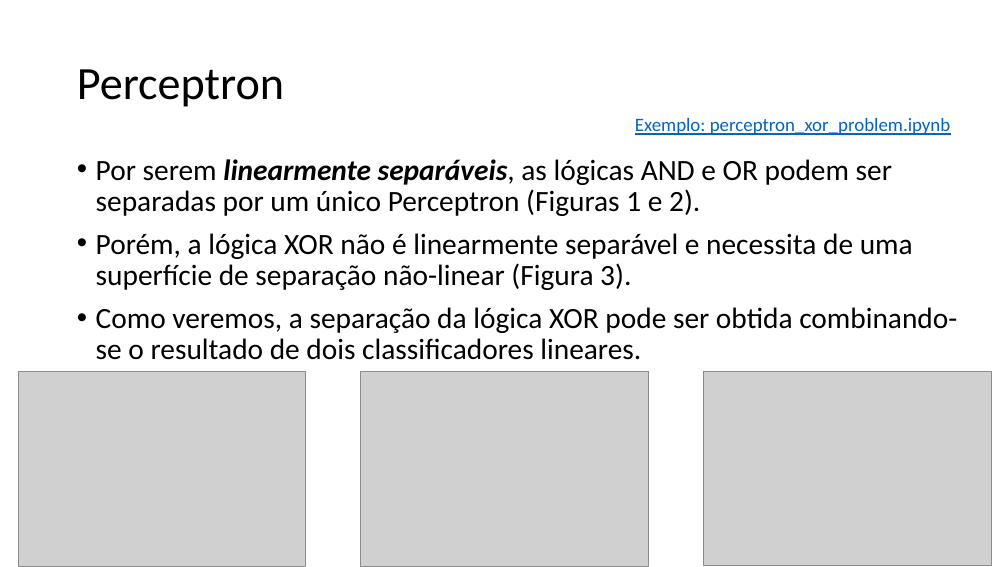
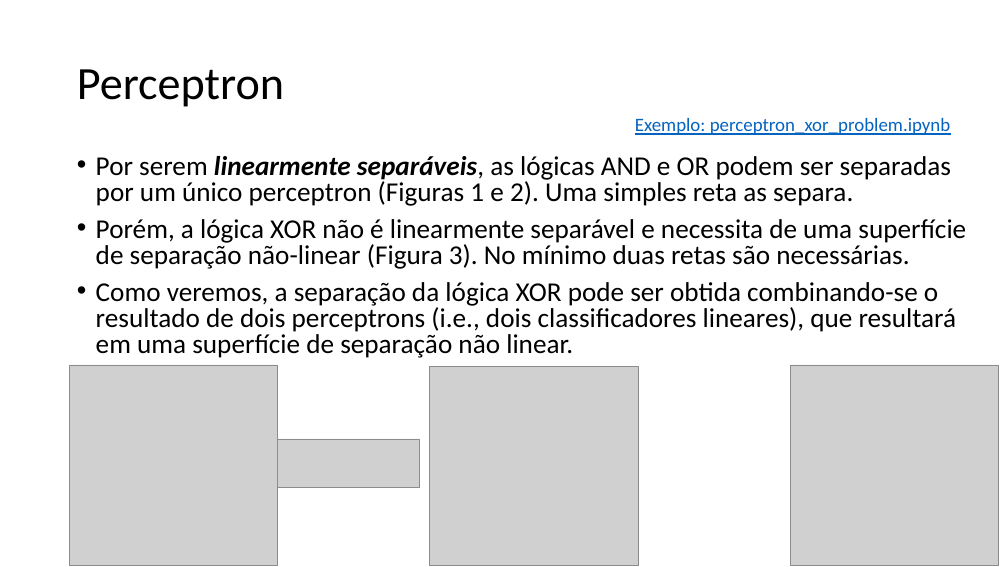
Before and after one commit to zz4fap/t320_aprendizado_de_maquina, a slide deck: slide 19 of slides/T320_Redes_Neurais_Artificiais (Parte I).pptx (slide 20 before the commit). Drawn at 1008x567 pixels with LibreOffice and Linux fonts; fonts in the diff are those of the drawing; grey boxes stand for pictures. Boxes give left, top, right and bottom in pixels: in the first picture for what was removed or moved away, otherwise in the second. Text is boxed around its words. In the diff, an @@ line names an element or a change of style, - is before the commit and + after.

```diff
--- a/slides/T320_Redes_Neurais_Artificiais (Parte I).pptx
+++ b/slides/T320_Redes_Neurais_Artificiais (Parte I).pptx
@@ text at <box>96,156,966,358</box>: text changed; size 28 to 25.9 pt @@
-• Por serem linearmente separáveis, as lógicas AND e OR podem ser separadas por um único Perceptron (Figuras 1 e 2).
-• Porém, a lógica XOR não é linearmente separável e necessita de uma superfície de separação não-linear (Figura 3).
-• Como veremos, a separação da lógica XOR pode ser obtida combinando-se o resultado de dois classificadores lineares.
+• Por serem linearmente separáveis, as lógicas AND e OR podem ser separadas por um único perceptron (Figuras 1 e 2). Uma simples reta as separa.
+• Porém, a lógica XOR não é linearmente separável e necessita de uma superfície de separação não-linear (Figura 3). No mínimo duas retas são necessárias.
+• Como veremos, a separação da lógica XOR pode ser obtida combinando-se o resultado de dois perceptrons (i.e., dois classificadores lineares), que resultará em uma superfície de separação não linear.
@@ picture: place and size @@
-picture at <box>18,371,306,566</box>
+picture at <box>70,365,278,566</box>
@@ picture: place and size @@
-picture at <box>360,371,649,566</box>
+picture at <box>430,367,638,566</box>
@@ picture: place and size @@
-picture at <box>703,371,992,566</box>
+picture at <box>790,365,999,566</box>
@@ picture added at <box>278,439,420,488</box> @@
```
Also in this commit, not shown: 3 other slides changed, 1 slide removed, 8 other files.
